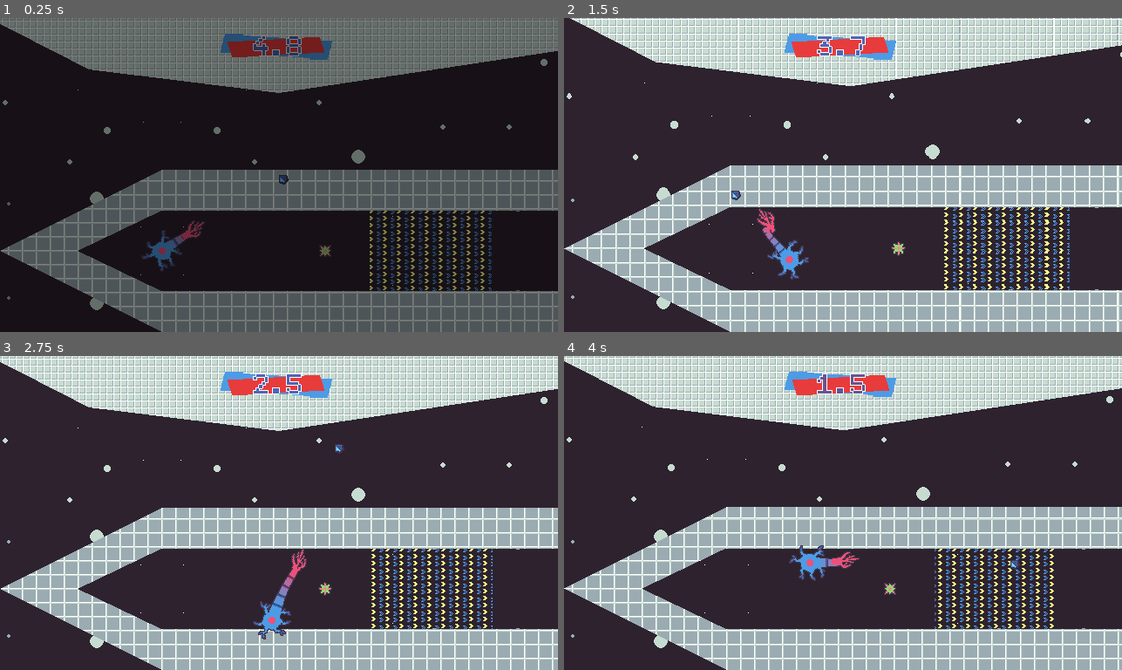
Above: before the commit, frames 1-4 (two rows, left to right).
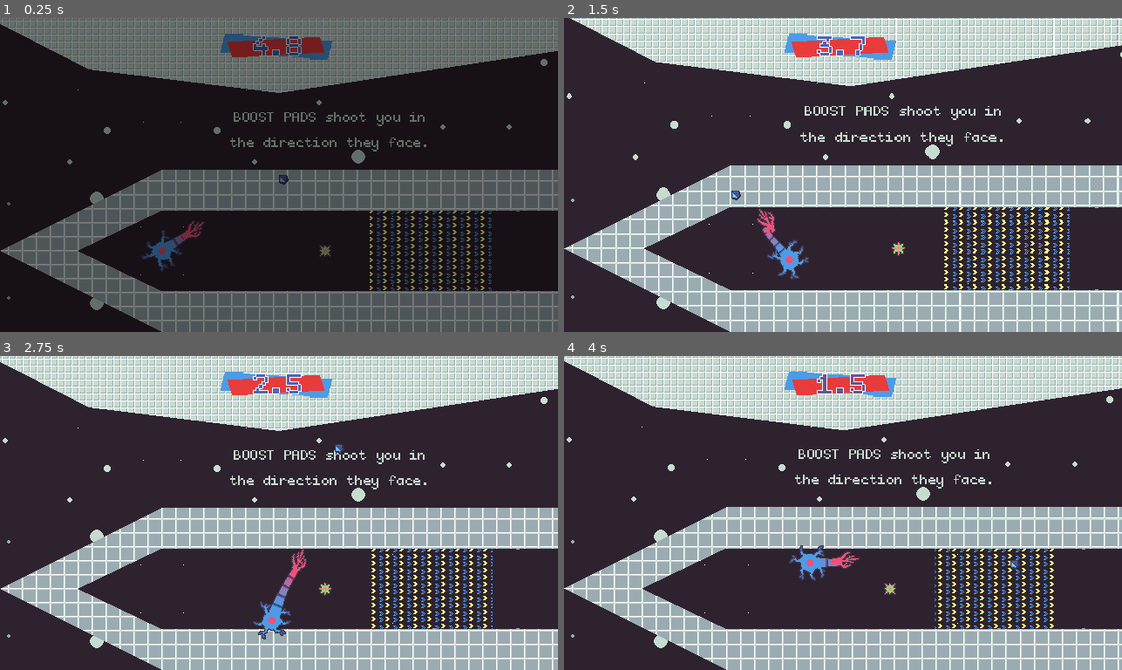
Above: after the commit, the same moments.

Repository: bnhrl/MomentumIsEverythingCountDown
Game: Godot game, scene res://Game/Levels/Level9/level_9.tscn
Two runs of this game, one before a commit and one after it. Both use one fixed random seed, a clock stepped at 60 frames per second and the inputs below. This scene is started directly instead of the project's main scene.
Inputs (mouse positions are in pixels of both pictures, inside the frame that each line leads up to):
- Up to frame 1 (0.25 s): no input
- Up to frame 2 (1.5 s): move the mouse to (965, 159) at 0.52 s; hold D (right) 0.53-1.28 s; click (965, 159) at 0.6 s; move the mouse to (731, 190) at 1.27 s; hold S (down) from 1.28 s (still down); click (731, 190) at 1.35 s
- Up to frame 3 (2.75 s): move the mouse to (334, 443) at 2.02 s; release S (down) at 2.03 s; hold D (right) from 2.03 s (still down); click (334, 443) at 2.1 s
- Up to frame 4 (4 s): move the mouse to (815, 575) at 2.77 s; release D (right) at 2.78 s; hold W (up) 2.78-3.53 s; click (815, 575) at 2.85 s; move the mouse to (1010, 560) at 3.52 s; hold A (left) from 3.53 s (still down); click (1010, 560) at 3.6 s

The runs differ from the first frame. In frame 1, 0.6% of the frame differs, in the area x 41-77%, y 30-43%; in frame 2, 0.6%, in the area x 42-79%, y 28-41%; in frame 3, 0.6%; in frame 4, 0.6%.

Commit message:
Fixed Level 8 and 9 tutorials because Ben ate my changes

Diff:
--- a/Game/Levels/Level8/level_8.tscn
+++ b/Game/Levels/Level8/level_8.tscn
@@ -215,16 +215,16 @@
 
 [node name="Tutorial0" type="RichTextLabel" parent="." index="14" unique_id=540437513]
 clip_contents = false
-offset_left = 433.0
-offset_top = 279.0
-offset_right = 675.0
-offset_bottom = 387.0
+offset_left = 461.0
+offset_top = 353.0
+offset_right = 652.0
+offset_bottom = 461.0
 mouse_filter = 2
 theme_override_colors/default_color = Color(0.78039217, 0.8627451, 0.8156863, 1)
 theme_override_colors/font_outline_color = Color(0.18039216, 0.13333334, 0.18431373, 1)
 theme_override_constants/outline_size = 4
 bbcode_enabled = true
-text = "Ricocheting off of BOUNCY OBJECTS increases your MOMENTUM."
+text = "Special OBJECTS can be ricocheted off of for a speed boost."
 scroll_active = false
 horizontal_alignment = 1
 vertical_alignment = 1
--- a/Game/Levels/Level9/level_9.tscn
+++ b/Game/Levels/Level9/level_9.tscn
@@ -207,16 +207,16 @@
 
 [node name="Tutorial0" type="RichTextLabel" parent="." index="14" unique_id=951256283]
 clip_contents = false
-offset_left = 455.0
-offset_top = -54.0
-offset_right = 697.0
-offset_bottom = 54.0
+offset_left = 72.0
+offset_top = -194.0
+offset_right = 314.0
+offset_bottom = -86.0
 mouse_filter = 2
 theme_override_colors/default_color = Color(0.78039217, 0.8627451, 0.8156863, 1)
 theme_override_colors/font_outline_color = Color(0.18039216, 0.13333334, 0.18431373, 1)
 theme_override_constants/outline_size = 4
 bbcode_enabled = true
-text = "BOOST PADS rapidly move you in the direction they are facing."
+text = "BOOST PADS shoot you in the direction they face."
 scroll_active = false
 horizontal_alignment = 1
 vertical_alignment = 1
